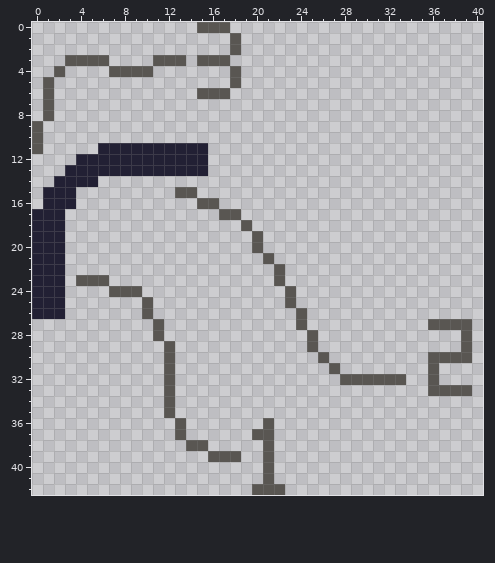
File history of a pixel-art file, assets/visual/patents/patent01_round_corners.aseprite. Above is the file before it was changed.
64x64 pixels, 1 frame. The old version is drawn lined up with the new one, on the new canvas.
The same view after the edit:
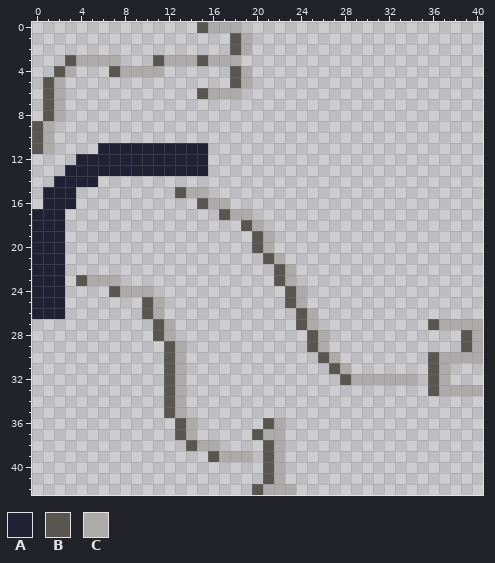
Palette (. is transparent): A #222034  B #595652  C #acabaa
Change:
{"change": "canvas 64x64 -> 41x43, the old top-left corner now at -14,-9 (the part of the old canvas that was cut away was empty and is not shown)"}
{"y":0,"x":16,"old":"BB.","new":"CCC"}
{"y":1,"x":19,"old":".","new":"C"}
{"y":2,"x":19,"old":".","new":"C"}
{"y":3,"x":4,"old":"BBB.","new":"CCCC"}
{"y":3,"x":12,"old":"BB.","new":"CCC"}
{"y":3,"x":16,"old":"BB.","new":"CCC"}
{"y":4,"x":3,"old":".","new":"C"}
{"y":4,"x":8,"old":"BBB.","new":"CCCC"}
{"y":4,"x":19,"old":".","new":"C"}
{"y":5,"x":2,"old":".","new":"C"}
{"y":5,"x":19,"old":".","new":"C"}
{"y":6,"x":2,"old":".","new":"C"}
{"y":6,"x":16,"old":"BB.","new":"CCC"}
{"y":7,"x":2,"old":".","new":"C"}
{"y":8,"x":2,"old":".","new":"C"}
{"y":9,"x":1,"old":".","new":"C"}
{"y":10,"x":1,"old":".","new":"C"}
{"y":11,"x":1,"old":".","new":"C"}
{"y":15,"x":14,"old":"B.","new":"CC"}
{"y":16,"x":16,"old":"B.","new":"CC"}
{"y":17,"x":18,"old":"B.","new":"CC"}
{"y":18,"x":20,"old":".","new":"C"}
{"y":19,"x":21,"old":".","new":"C"}
{"y":20,"x":21,"old":".","new":"C"}
{"y":21,"x":22,"old":".","new":"C"}
{"y":22,"x":23,"old":".","new":"C"}
{"y":23,"x":5,"old":"BB.","new":"CCC"}
{"y":23,"x":23,"old":".","new":"C"}
{"y":24,"x":8,"old":"BB.","new":"CCC"}
{"y":24,"x":24,"old":".","new":"C"}
{"y":25,"x":11,"old":".","new":"C"}
{"y":25,"x":24,"old":".","new":"C"}
{"y":26,"x":11,"old":".","new":"C"}
{"y":26,"x":25,"old":".","new":"C"}
{"y":27,"x":12,"old":".","new":"C"}
{"y":27,"x":25,"old":".","new":"C"}
{"y":27,"x":37,"old":"BBB.","new":"CCCC"}
{"y":28,"x":12,"old":".","new":"C"}
{"y":28,"x":26,"old":".","new":"C"}
{"y":28,"x":40,"old":".","new":"C"}
{"y":29,"x":13,"old":".","new":"C"}
{"y":29,"x":26,"old":".","new":"C"}
{"y":29,"x":40,"old":".","new":"C"}
{"y":30,"x":13,"old":".","new":"C"}
{"y":30,"x":27,"old":".","new":"C"}
{"y":30,"x":37,"old":"BBB.","new":"CCCC"}
{"y":31,"x":13,"old":".","new":"C"}
{"y":31,"x":28,"old":".","new":"C"}
{"y":31,"x":37,"old":".","new":"C"}
{"y":32,"x":13,"old":".","new":"C"}
{"y":32,"x":29,"old":"BBBBB.","new":"CCCCCC"}
{"y":32,"x":37,"old":".","new":"C"}
{"y":33,"x":13,"old":".","new":"C"}
{"y":33,"x":37,"old":"BBB.","new":"CCCC"}
{"y":34,"x":13,"old":".","new":"C"}
{"y":35,"x":13,"old":".","new":"C"}
{"y":36,"x":14,"old":".","new":"C"}
{"y":36,"x":22,"old":".","new":"C"}
{"y":37,"x":14,"old":".","new":"C"}
{"y":37,"x":21,"old":"B.","new":"CC"}
{"y":38,"x":15,"old":"B.","new":"CC"}
{"y":38,"x":22,"old":".","new":"C"}
{"y":39,"x":17,"old":"BB.","new":"CCC"}
{"y":39,"x":22,"old":".","new":"C"}
{"y":40,"x":22,"old":".","new":"C"}
{"y":41,"x":22,"old":".","new":"C"}
{"y":42,"x":21,"old":"BB.","new":"CCC"}
